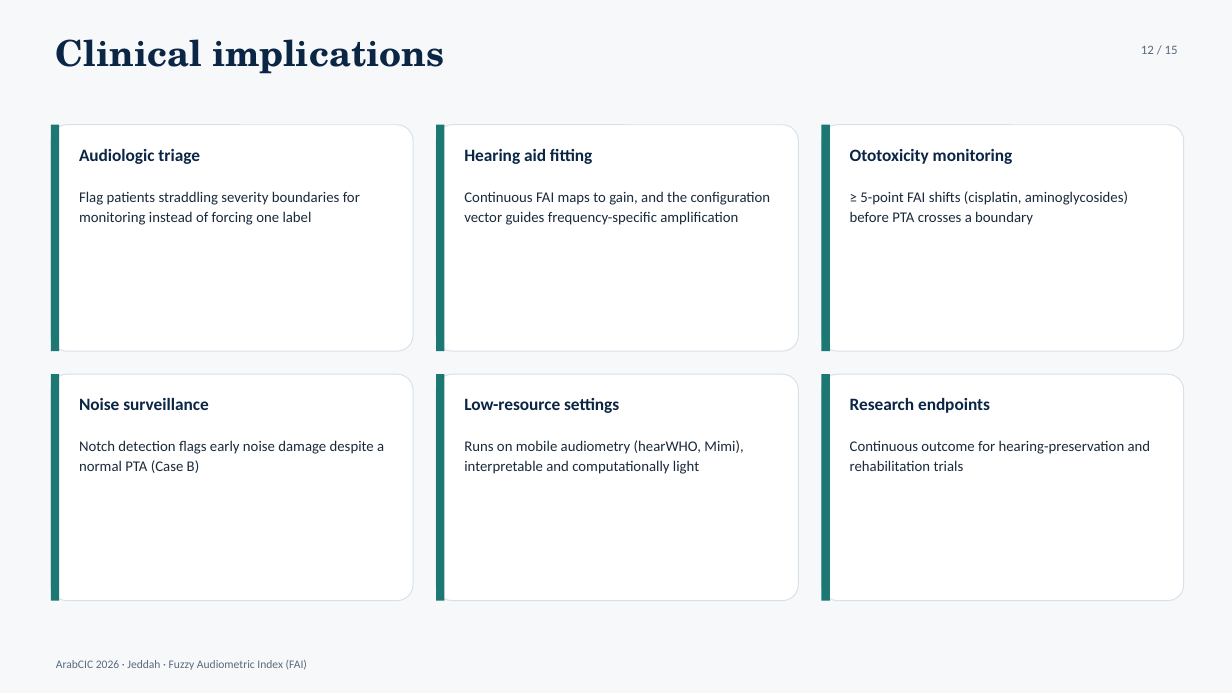
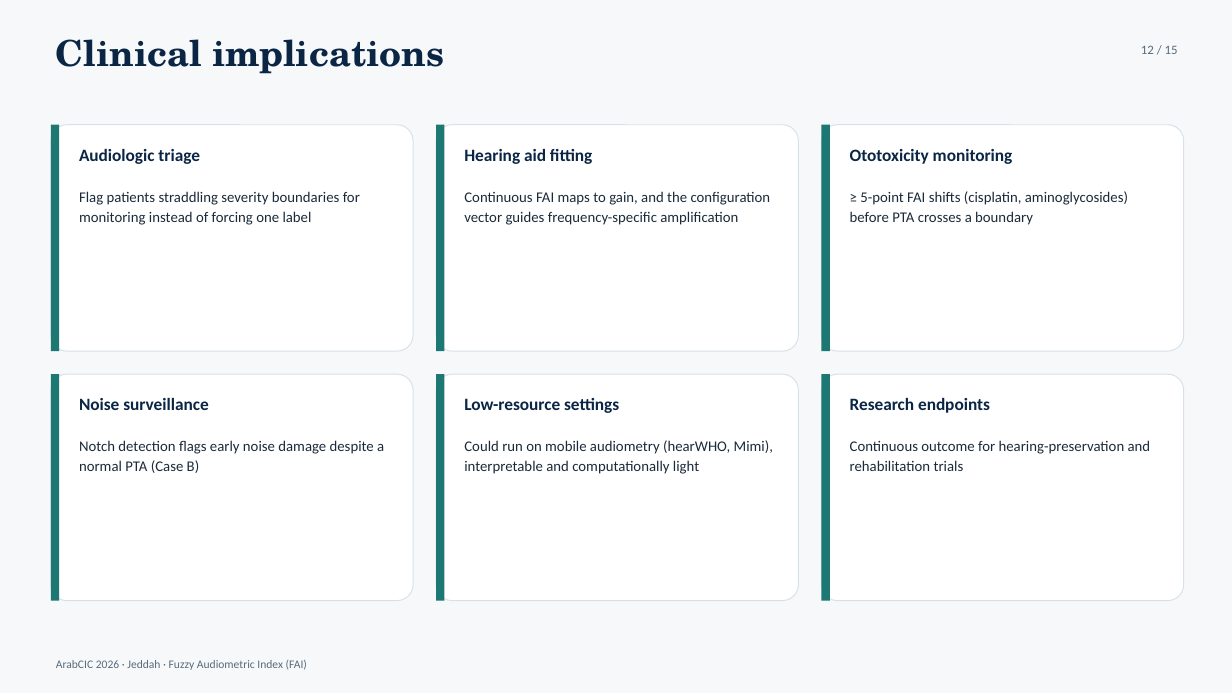
Before and after one commit to ameye/fuzzy-audiogram, a slide deck: slide 12 of arabcic2026/arabcic2026_fuzzy_audiogram.pptx. Drawn at 1232x693 pixels with LibreOffice and Linux fonts; fonts in the diff are those of the drawing. Boxes give left, top, right and bottom in pixels: in the first picture for what was removed or moved away, otherwise in the second. Text is boxed around its words. In the diff, an @@ line names an element or a change of style, - is before the commit and + after.

```diff
--- a/arabcic2026/arabcic2026_fuzzy_audiogram.pptx
+++ b/arabcic2026/arabcic2026_fuzzy_audiogram.pptx
@@ text at [464,440,773,474]: text changed @@
-Runs on mobile audiometry (hearWHO, Mimi), interpretable and computationally light
+Could run on mobile audiometry (hearWHO, Mimi), interpretable and computationally light
```
Also in this commit, not shown: 8 other slides changed, 6 other files.
